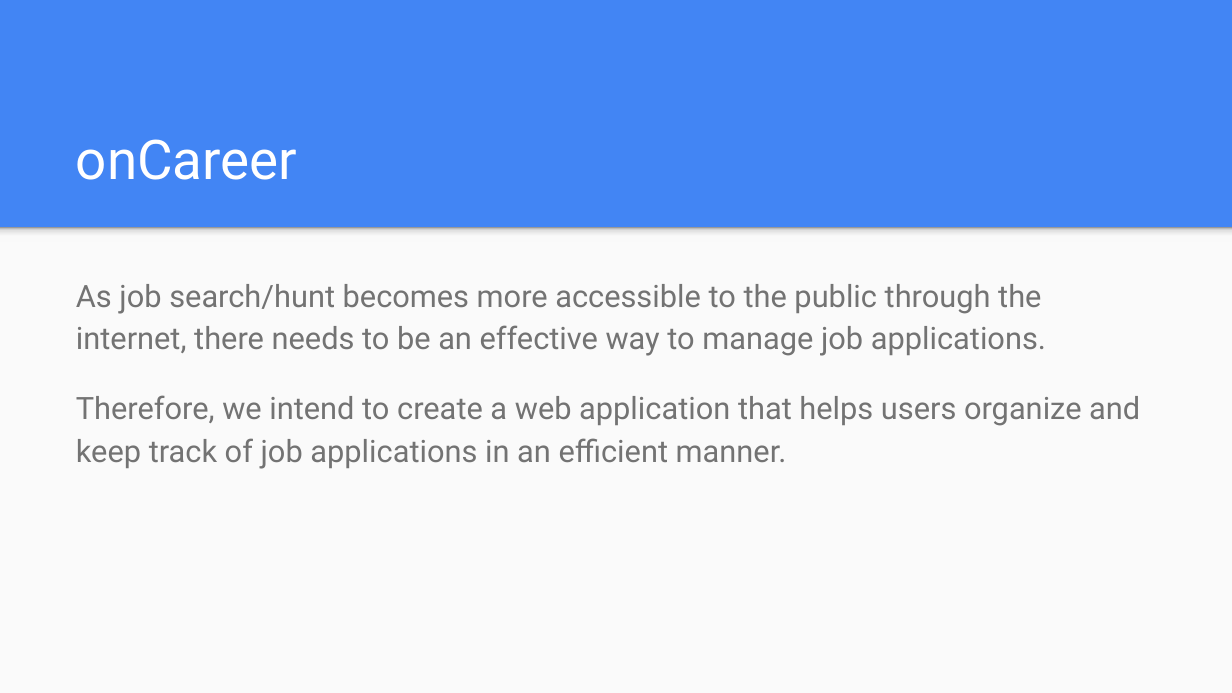
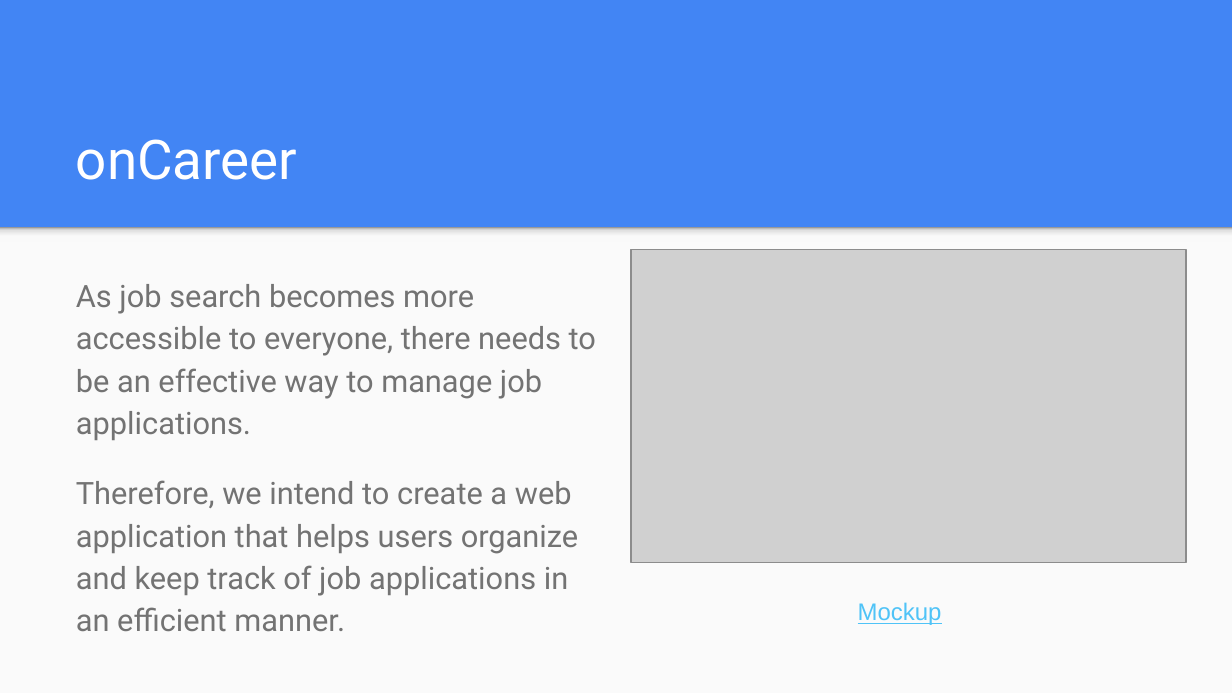
Before and after one commit to StevenSuh/CMPS115Winter2018---Job-Application-Organizer, a slide deck: slide 2 of Planning/1-18-2018/Initial Presentation.pptx. Drawn at 1232x693 pixels with LibreOffice and Linux fonts; fonts in the diff are those of the drawing; grey boxes stand for pictures. Boxes give left, top, right and bottom in pixels: in the first picture for what was removed or moved away, otherwise in the second. Text is boxed around its words. In the diff, an @@ line names an element or a change of style, - is before the commit and + after.

```diff
--- a/Planning/1-18-2018/Initial Presentation.pptx
+++ b/Planning/1-18-2018/Initial Presentation.pptx
@@ picture added at [631, 250, 1186, 563] @@
@@ text at [76, 284, 596, 440]: text changed @@
-As job search/hunt becomes more accessible to the public through the internet, there needs to be an effective way to manage job applications.
+As job search becomes more accessible to everyone, there needs to be an effective way to manage job applications.
@@ text added at [858, 602, 942, 625], 14 pt, text #4FC3F7, underline @@
+Mockup
```
Also in this commit, not shown: 2 other slides changed.
